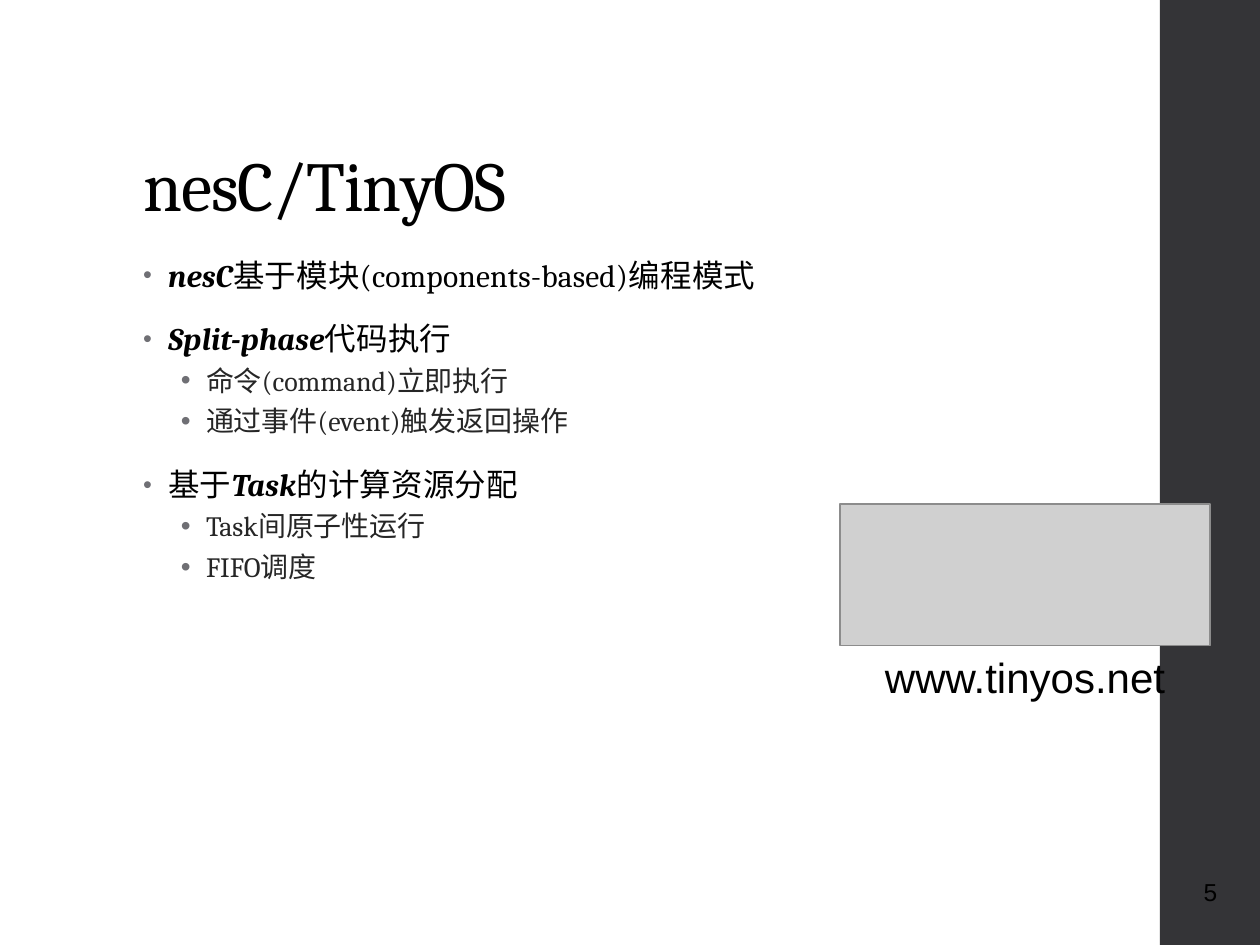
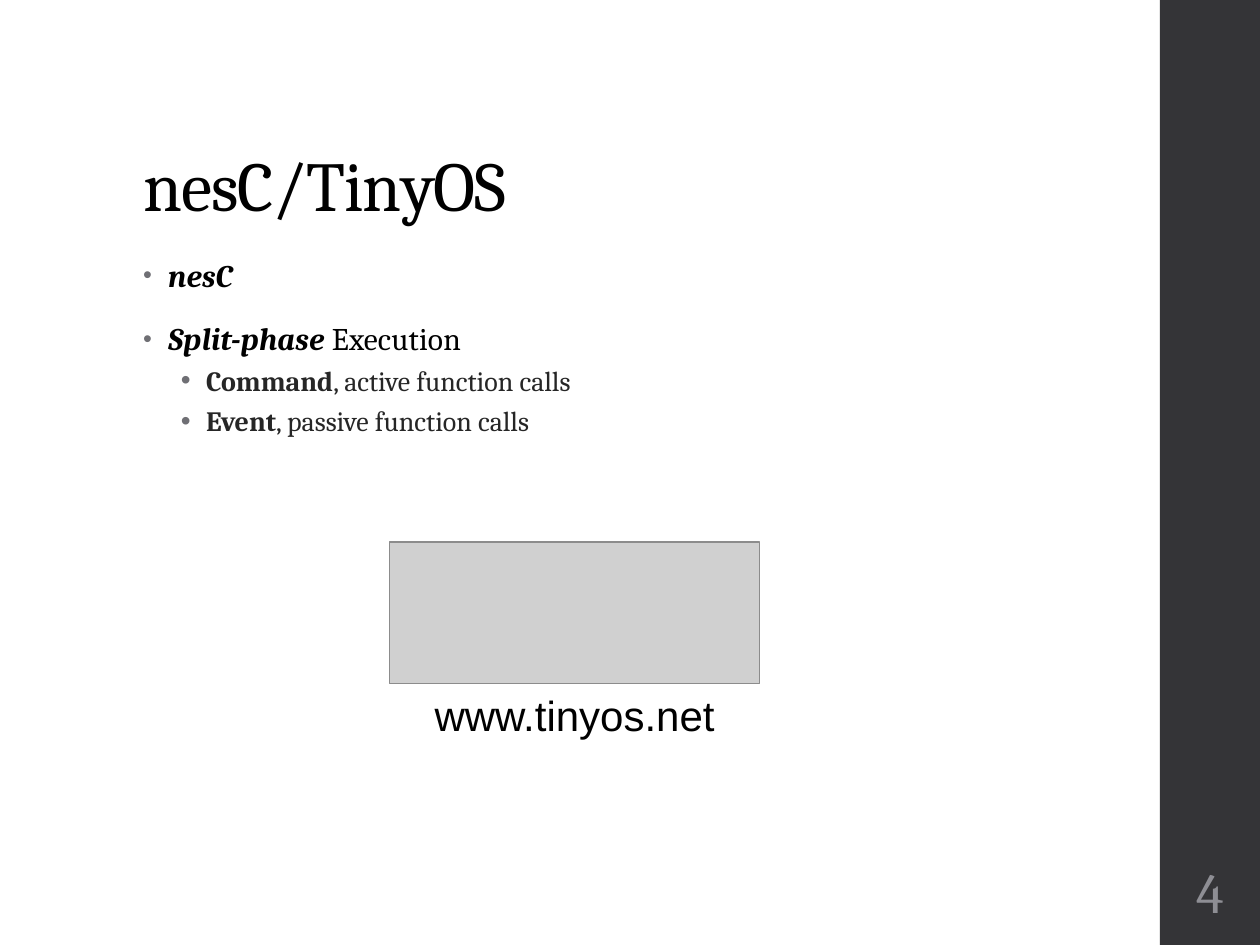
Before and after one commit to geneti/cse220_2020fall, a slide deck: slide 4 of Lectures/cse220-25-C-programming-in-IoT.pptx (slide 5 before the commit). Drawn at 1260x945 pixels with LibreOffice and Linux fonts; fonts in the diff are those of the drawing; grey boxes stand for pictures. Boxes give left, top, right and bottom in pixels: in the first picture for what was removed or moved away, otherwise in the second. Text is boxed around its words. In the diff, an @@ line names an element or a change of style, - is before the commit and + after.

```diff
--- a/Lectures/cse220-25-C-programming-in-IoT.pptx
+++ b/Lectures/cse220-25-C-programming-in-IoT.pptx
@@ text at box(168, 265, 571, 437): text changed; size 18 to 16 pt; text colour #000000 to #262626 @@
-• nesC基于模块(components-based)编程模式
-• Split-phase代码执行
-  • 命令(command)立即执行
-  • 通过事件(event)触发返回操作
-• 基于Task的计算资源分配
-  • Task间原子性运行
-  • FIFO调度
+• nesC
+• Split-phase Execution
+  • Command, active function calls
+  • Event, passive function calls
@@ picture: place and size @@
-picture at box(840, 504, 1211, 646)
+picture at box(389, 542, 760, 684)
@@ text "www.tinyos.net": place and size @@
-text "www.tinyos.net" at box(885, 660, 1165, 702)
+text "www.tinyos.net" at box(435, 700, 715, 740)
@@ page number at box(1197, 875, 1225, 913): text changed; size 14 to 32 pt; font Arial to Cambria; text colour #000000 to #8E8E94 @@
-5
+4
```
Also in this commit, not shown: 13 other slides changed, 2 slides added, 4 slides removed, 1 other file.
